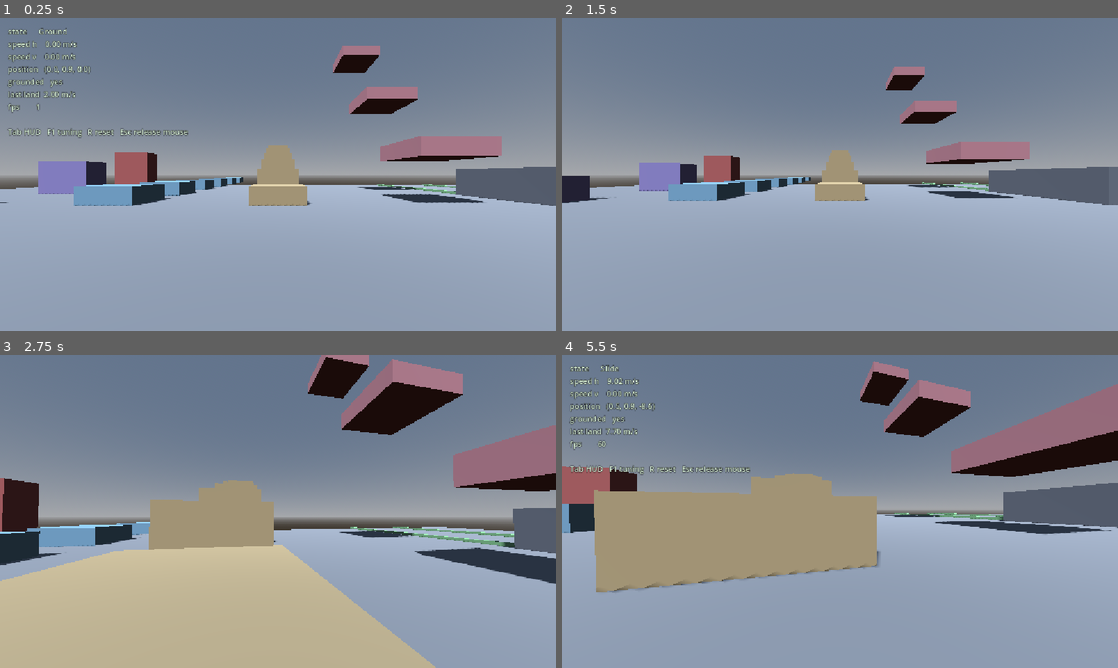
Above: before the commit, frames 1-4 (two rows, left to right).
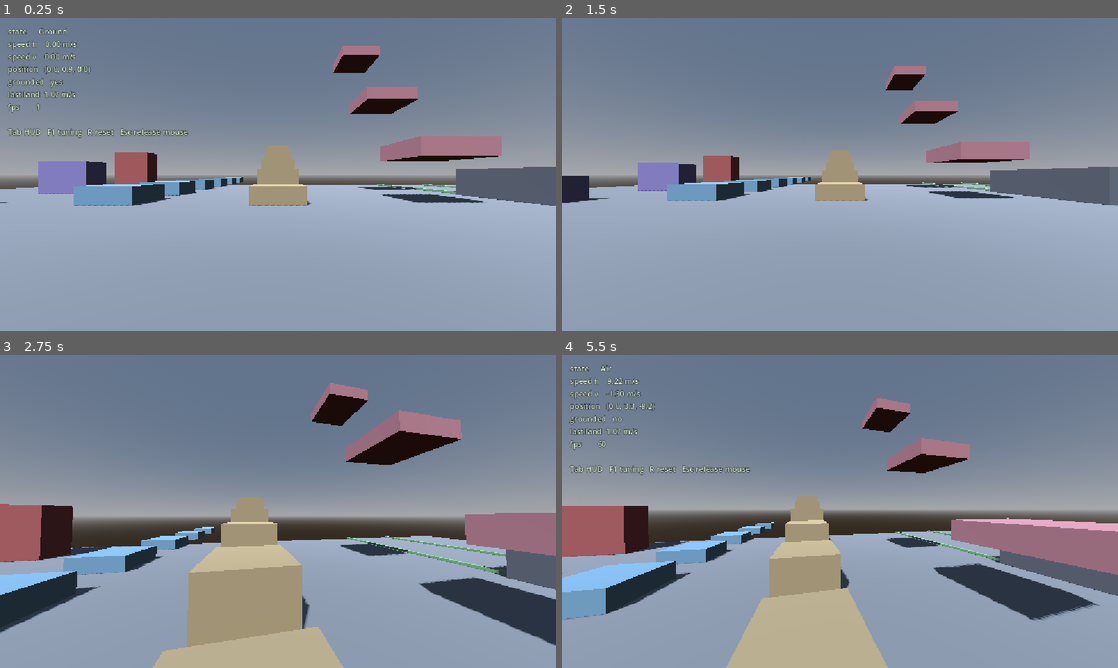
Above: after the commit, the same moments.

Repository: dragon-fish/parkour-game
Game: Godot game, scene res://scenes/main.tscn
Two runs of this game, one before a commit and one after it. Both use one fixed random seed, a clock stepped at 60 frames per second and the inputs below.
Inputs (mouse positions are in pixels of both pictures, inside the frame that each line leads up to):
- Up to frame 1 (0.25 s): no input
- Up to frame 2 (1.5 s): tap Enter at 0.5 s; move the mouse to (867, 174) at 0.52 s; hold W from 0.53 s (still down); tap Tab at 0.6 s; tap Space at 0.77 s; move the mouse to (812, 174) at 1.27 s; tap R at 1.35 s
- Up to frame 3 (2.75 s): keep holding W; tap Space at 1.52 s; move the mouse to (289, 505) at 2.02 s; hold Ctrl from 2.03 s (still down)
- Up to frame 4 (5.5 s): keep holding W; move the mouse to (834, 517) at 2.77 s; release Ctrl at 2.78 s; tap Shift at 2.85 s; tap Space at 3.02, 3.77, 4.52 s; move the mouse to (878, 514) at 3.52 s; tap Tab at 3.6 s; move the mouse to (795, 508) at 4.27 s; tap R at 4.35 s; move the mouse to (845, 511) at 5.02 s; hold Ctrl from 5.03 s (still down)

The runs differ from the first frame. In frame 1, less than 0.1% of the frame differs, in the area x 7-11%, y 23-26%; in frame 2, 0.3%; in frame 3, 44%, in the area x 0-100%, y 0-100%; in frame 4, 43%.

Commit message:
feat(movement): retune gravity/jump/speed trio and camera bob to Mirror's Edge values
Applies the reverse-engineered values from docs/mirrors-edge-deep-research
(09-Godot移植指南.md §9.1) that are unambiguous, sourced number corrections:

- gravity 24.0 -> 8.0, jump_velocity 7.5 -> 6.3, sprint_speed 9.0 -> 7.2
  (the trio the research says must move together: DefaultGravityZ 800,
  BaseJumpZ 630, GroundSpeed 720 at the confirmed 1 uu = 1 cm scale).
- land_cost_speed_ref 18.0 -> 9.21 (HardLandingHeight 530), re-anchored
  after the gravity drop since fall speed for a given height scales with
  sqrt(gravity).
- wall_max_speed 9.0 -> 7.2, following sprint_speed down to preserve the
  "wall cannot create speed foot control could not reach" invariant its
  own doc comment and test_movement_config.gd already pin.

Also tunes camera bob per the owner's playtest direction (higher frequency,
lower amplitude) rather than the research's own suggestion (DICE removed
head bob outright) -- kept as a deliberate, documented divergence:

- bob_frequency 1.6 -> 2.618 rad/m, derived so one bob cycle covers one
  footstep's distance at the new top speed (7.2 m/s / 180 spm cadence =
  2.4 m/step; 2*PI/2.4 = 2.618).
- bob_amplitude 0.055 -> 0.03, wall_camera_roll_deg 14.0 -> 8.0, both
  brought down per the same direction (no ME source for either).

See .superpowers/sdd/me-alignment-numbers-report.md for full derivations,
what was skipped and why, and the resulting test fallout.

Diff:
--- a/scripts/player/movement_config.gd
+++ b/scripts/player/movement_config.gd
@@ -9,7 +9,12 @@
 ## Target horizontal speed with no sprint key held.
 @export var walk_speed: float = 5.0
 ## Target horizontal speed while sprinting.
-@export var sprint_speed: float = 9.0
+## Source: docs/mirrors-edge-deep-research/09-Godot移植指南.md §9.1 -- ME's
+## GroundSpeed 720 uu/s -> 7.2 m/s. Part of the gravity/jump_velocity/
+## sprint_speed trio; see MovementConfig.gravity's own comment for why these
+## three move together (ME runs slower than this project did, but jumps
+## roughly twice as far, because gravity dropped by a third).
+@export var sprint_speed: float = 7.2
 ## How fast horizontal velocity converges on the target, in m/s^2.
 @export var ground_accel: float = 60.0
 ## Deceleration applied when there is no movement input, in m/s^2.
@@ -26,11 +31,22 @@
 ## Upper bound on the speed air control alone can reach. Momentum carried in
 ## from other states is never reduced by air control.
 @export var air_max_speed: float = 9.0
-@export var gravity: float = 24.0
+## Source: docs/mirrors-edge-deep-research/09-Godot移植指南.md §9.1 Ground/Air/
+## Jump table -- ME's DefaultGravityZ 800 uu/s^2 -> 8.0 m/s^2 at this project's
+## confirmed 1 uu = 1 cm scale (see the research README's unit derivation).
+## Changed together with jump_velocity and sprint_speed -- the guide is
+## explicit that retuning any one of the three alone makes the feel worse,
+## not better. Gravity a third of the old value is what turns a 0.63 s hop
+## into a 1.58 s arc: the floaty, committed jump IS the Mirror's Edge feel,
+## not a side effect of it.
+@export var gravity: float = 8.0
 @export var terminal_velocity: float = 60.0
 
 @export_group("Jump")
-@export var jump_velocity: float = 7.5
+## Source: same table as gravity above -- ME's BaseJumpZ 630 uu/s -> 6.3 m/s.
+## Part of the gravity/jump_velocity/sprint_speed trio; see gravity's own
+## comment for why these three move together.
+@export var jump_velocity: float = 6.3
 ## Grace period after leaving a ledge during which a jump still works.
 @export var coyote_time: float = 0.12
 ## How long a jump press is remembered before landing.
@@ -51,7 +67,17 @@
 ## land_dip_speed_ref even though the two share a default: the camera dip and
 ## the momentum cost are independent design knobs, and tuning how hard the view
 ## drops must not silently retune the physics.
-@export var land_cost_speed_ref: float = 18.0
+## Source: docs/mirrors-edge-deep-research/09-Godot移植指南.md §9.1 Landing
+## table -- ME's HardLandingHeight 530 uu -> a 9.21 m/s impact speed at the
+## confirmed 1 uu = 1 cm scale, the fall speed at which ME's own landing
+## penalty is fully severe. The prior default (18.0) was roughly double that.
+## Re-anchoring this after the gravity retune (24.0 -> 8.0, see
+## MovementConfig.gravity) rather than before it: under the new, ME-accurate
+## gravity a given fall height now produces a lower impact speed than it used
+## to (v = sqrt(2*g*h) scales with sqrt(g)), so the two changes are meant to
+## land together -- this value was never reachable at anything but very tall
+## drops under the old gravity either way.
+@export var land_cost_speed_ref: float = 9.21
 ## Fraction of horizontal speed kept after a flat landing at land_cost_speed_ref
 ## fall speed. Below that fall speed the loss scales down proportionally; this
 ## is the "speed is easy to lose" half of the momentum design.
@@ -217,7 +243,13 @@
 ## from nothing", so its own accel must never top the player up past what
 ## foot speed alone can already reach. See
 ## tests/test_movement_config.gd's own relationship test pinning this.
-@export var wall_max_speed: float = 9.0
+## Held equal to sprint_speed, mirroring the pre-retune default (both were
+## 9.0) -- when the gravity/jump/speed trio dropped sprint_speed to 7.2 (see
+## MovementConfig.gravity's own comment), this followed it down for the same
+## reason: leaving it at the old 9.0 would let the wall push the player
+## faster than sprinting itself now can, which is exactly the "wall creates
+## speed" case the check above exists to catch.
+@export var wall_max_speed: float = 7.2
 ## Wall running ends once total horizontal speed decays below this (measured
 ## the same way as wall_min_speed, not projected onto the wall's tangent).
 ## Kept as its own value rather than a fraction of wall_min_speed, mirroring
@@ -244,8 +276,16 @@
 ## Gentle pull toward the wall surface, in m/s per tick, so the body stays
 ## glued through small surface irregularities instead of drifting off.
 @export var wall_stick_force: float = 0.5
-## Camera roll while wall running, in degrees.
-@export var wall_camera_roll_deg: float = 14.0
+## Camera roll while wall running, in degrees. Lowered from 14.0 alongside
+## the camera bob amplitude cut (see MovementConfig.bob_amplitude) per the
+## owner's playtest direction that camera roll should come down together
+## with bob amplitude -- this is the only roll-amplitude value the camera
+## system has (see camera_rig.gd's update_effects()), so it is what that
+## direction is read as targeting. Not sourced from the research: the ME
+## data has no value for this field either (09-Godot移植指南.md §9.1 marks it
+## "not found in ME's config"), only a note that the wall-tilt DIRECTION this
+## project already uses is right.
+@export var wall_camera_roll_deg: float = 8.0
 ## How fast the camera rolls into and out of the wall tilt, in degrees/second.
 @export var wall_camera_roll_speed: float = 56.0
 
@@ -268,8 +308,52 @@
 ## Horizontal speed at which FOV reaches fov_max.
 @export var fov_speed_ref: float = 9.0
 @export var fov_lerp_speed: float = 6.0
-@export var bob_frequency: float = 1.6
-@export var bob_amplitude: float = 0.055
+## DIVERGENCE FROM SOURCE, KEPT DELIBERATELY: the research (09-Godot移植指南.md
+## §9.1 Camera table) records that DICE ultimately REMOVED head bob entirely,
+## citing vestibular conflict, and that ME's sense of speed comes from camera
+## motion (landing dip, wallrun roll) rather than bob or FOV scaling. This
+## project keeps bob -- the owner wants it tuned, not deleted -- so this is a
+## known, recorded choice, not an oversight carried over from before the
+## research existed.
+##
+## Tuned instead per the owner's own playtest direction: cycle once per
+## footstep (up from the old, slower cadence) with lower amplitude -- high
+## frequency, low amplitude, rather than a guessed multiplier on the old
+## value.
+##
+## _bob_phase in camera_rig.gd accumulates as
+## `delta * bob_frequency * horizontal_speed`, i.e. by DISTANCE travelled
+## (speed * delta), not by wall-clock time -- so bob_frequency is radians of
+## phase per METRE covered, and one full 2*PI cycle happens every
+## `2*PI / bob_frequency` metres, independent of current speed. Deriving "one
+## cycle per footstep" therefore means picking a footstep distance, not a
+## frequency in Hz directly:
+##   - step rate assumed: 180 steps/min = 3.0 Hz, the widely-cited running
+##     cadence benchmark (commonly attributed to Jack Daniels' observation
+##     that distance runners cluster near 180 spm across a range of paces) --
+##     used here as the closest well-established real-world anchor, since
+##     neither this project's own animations nor the ME research fix a
+##     footstep rate.
+##   - at the new top speed (sprint_speed = 7.2 m/s, see its own comment),
+##     distance per footstep = 7.2 / 3.0 = 2.4 m.
+##   - bob_frequency = 2*PI / 2.4 = 2.618 (rad/m), so a full bob cycle
+##     completes every 2.4 m of ground covered -- one cycle per footstep at
+##     top speed, matching the owner's direction, without hand-tuning a
+##     multiplier.
+## (Sanity check against the OLD value: 1.6 rad/m -> 2*PI/1.6 = 3.93 m per
+## cycle, which at the OLD top speed of 9.0 m/s worked out to roughly 2.3 Hz
+## -- appreciably slower than a real footstep cadence, which is exactly the
+## "slower than it should be" the owner was reacting to.)
+@export var bob_frequency: float = 2.618
+## Lowered alongside the frequency increase above, per the owner's explicit
+## "high frequency, low amplitude" direction rather than a sourced number --
+## the research has no target here since ME removed bob outright (see the
+## divergence note on bob_frequency). 0.03 m sits within the real-world range
+## commonly cited for a runner's vertical centre-of-mass oscillation
+## (roughly 3-5 cm), which is a reasonable anchor now that the frequency
+## above is itself locked to a real footstep cadence rather than an
+## arbitrary multiple.
+@export var bob_amplitude: float = 0.03
 ## How fast head bob fades in and out as the player leaves and regains the
 ## ground. Fading rather than hard-cutting the bob offset is what prevents a
 ## visible snap in camera height at the moment of a jump or a landing.
